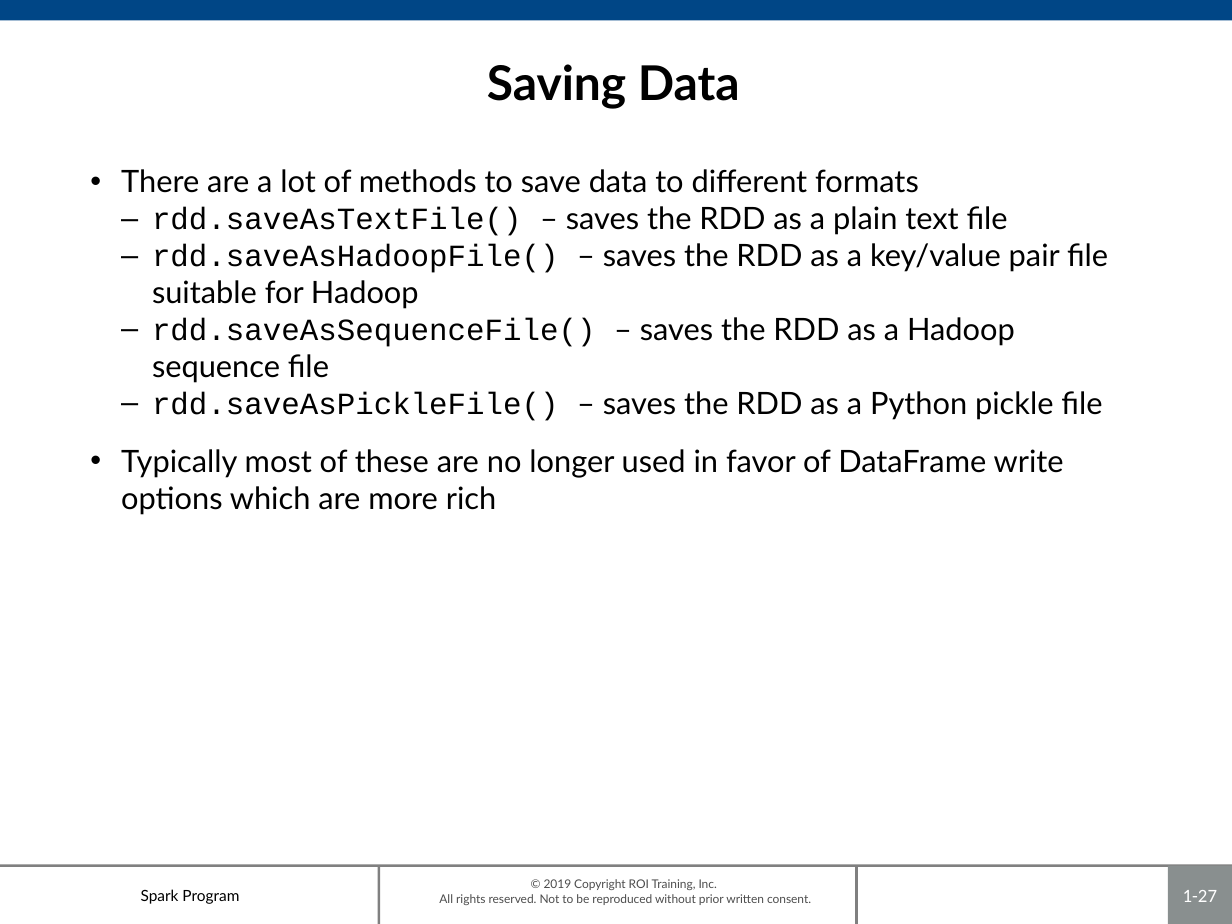
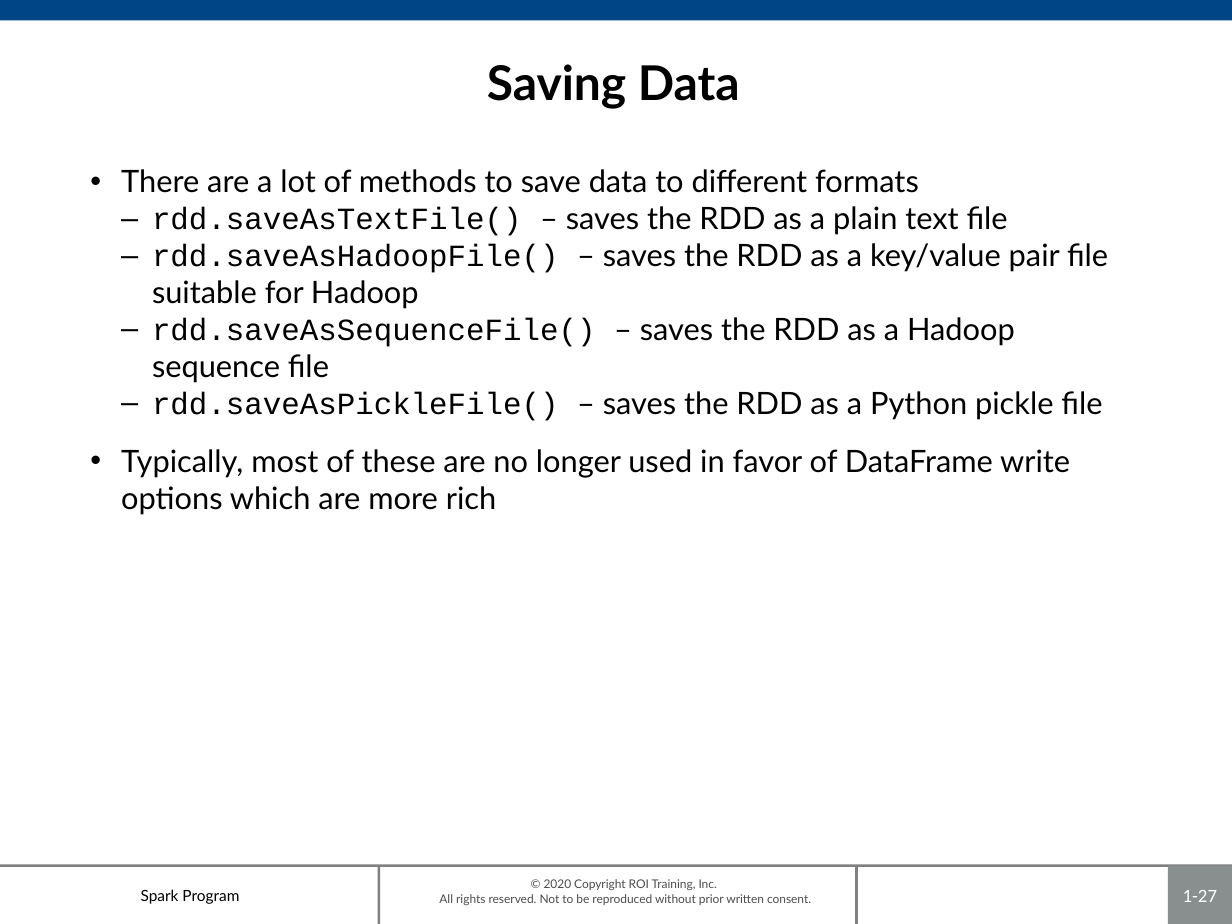
Before and after one commit to roitraining/SparkProgram, a slide deck: slide 27 of Day1/Day1_IntroToSpark.pptx. Drawn at 1232x924 pixels with LibreOffice and Linux fonts; fonts in the diff are those of the drawing; background and template pictures are left out. Boxes give left, top, right and bottom in pixels: in the first picture for what was removed or moved away, otherwise in the second. Text is boxed around its words. In the diff, an @@ line names an element or a change of style, - is before the commit and + after.

```diff
--- a/Day1/Day1_IntroToSpark.pptx
+++ b/Day1/Day1_IntroToSpark.pptx
@@ text at [121, 449, 1070, 515]: text changed @@
-• Typically most of these are no longer used in favor of DataFrame write options which are more rich
+• Typically, most of these are no longer used in favor of DataFrame write options which are more rich
@@ text at [439, 879, 811, 905]: text changed @@
-© 2019 Copyright ROI Training, Inc.
-All rights reserved. Not to be reproduced without prior written consent.
+© 2020 Copyright ROI Training, Inc.
+All rights reserved. Not to be reproduced without prior written consent.
```
Also in this commit, not shown: 30 other slides changed, 1 other file.
